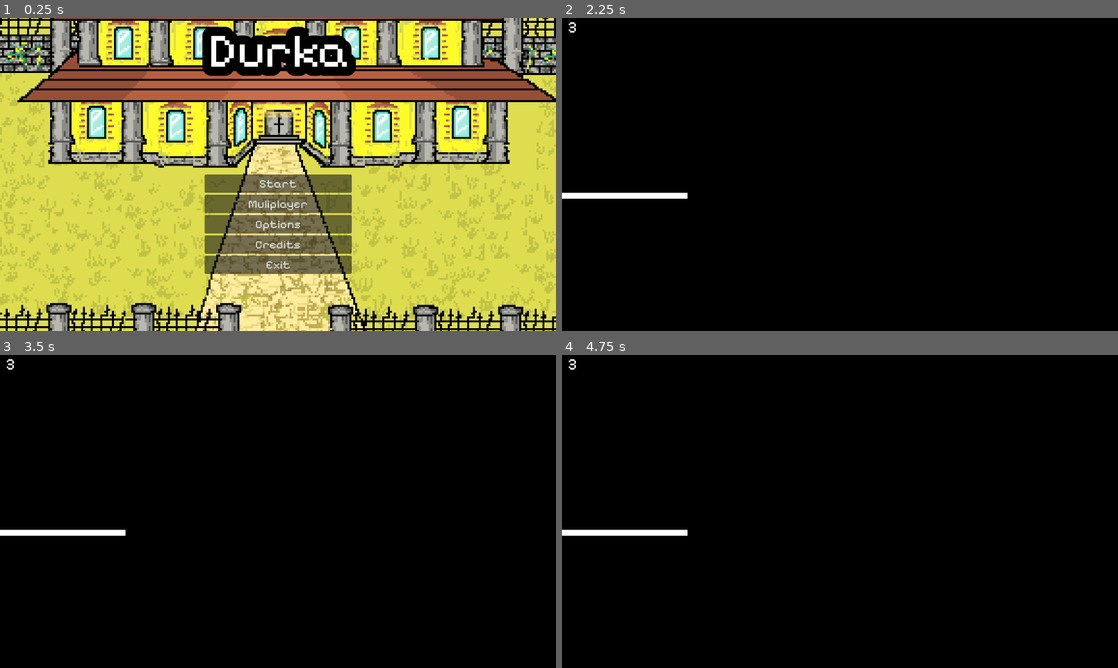
Above: before the commit, frames 1-4 (two rows, left to right).
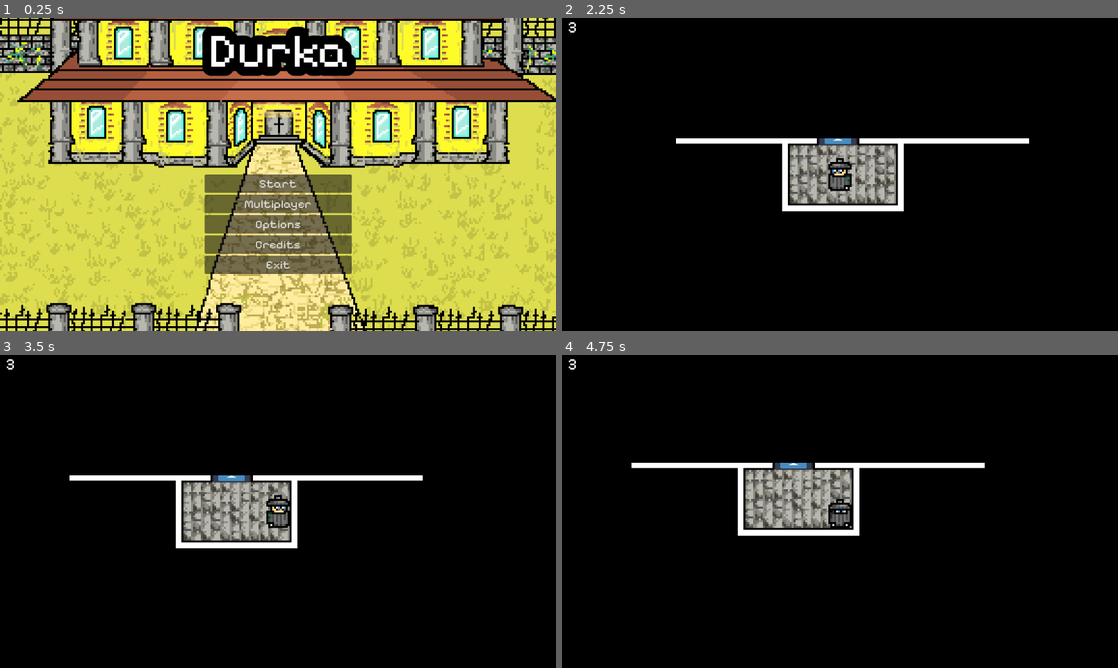
Above: after the commit, the same moments.

Repository: fawgio/durka-game
Game: Godot game, scene res://scenes/main.tscn
Two runs of this game, one before a commit and one after it. Both use one fixed random seed, a clock stepped at 60 frames per second and the inputs below. The engine's default icon, where the game draws it, is replaced by a stand-in: a white triangle on a blue panel in a dark square.
Inputs (mouse positions are in pixels of both pictures, inside the frame that each line leads up to):
- Up to frame 1 (0.25 s): no input
- Up to frame 2 (2.25 s): click "Muliplayer" (after the commit: "Multiplayer") at 0.5 s; click (684, 187) at 1.27 s; type "12" at 1.35 s; click "Host game" at 2 s
- Up to frame 3 (3.5 s): tap Enter at 2.75 s; move the mouse to (400, 495) at 2.77 s; hold D (right) from 2.78 s (still down); tap 1 (b1p) at 2.85 s; click (400, 495) at 2.92 s
- Up to frame 4 (4.75 s): tap Space at 3.5 s; move the mouse to (728, 527) at 3.52 s; release D (right) at 3.53 s; hold S (down) 3.53-4.28 s; tap 2 (b2p) at 3.6 s; click (728, 527) at 3.67 s; tap Enter at 4.25 s; move the mouse to (895, 442) at 4.27 s; hold D (right) from 4.28 s (still down); right-click (895, 442) at 4.35 s; click (895, 442) at 4.42 s

The runs differ from the first frame. In frame 1, 0.2% of the frame differs, in the area x 44-56%, y 58-62%; in frame 2, 5.9%, in the area x 0-85%, y 38-62%; in frame 3, 5.9%; in frame 4, 5.9%.

Commit message:
Make some settings work

Diff:
--- /dev/null
+++ b/default_bus_layout.tres
@@ -0,0 +1,46 @@
+[gd_resource type="AudioBusLayout" load_steps=7 format=3 uid="uid://bbbu62vbxrngx"]
+
+[sub_resource type="AudioEffectEQ" id="AudioEffectEQ_j3pel"]
+resource_name = "EQ"
+
+[sub_resource type="AudioEffectReverb" id="AudioEffectReverb_j3pel"]
+resource_name = "Reverb"
+
+[sub_resource type="AudioEffectFilter" id="AudioEffectFilter_j3pel"]
+resource_name = "Filter"
+
+[sub_resource type="AudioEffectSpectrumAnalyzer" id="AudioEffectSpectrumAnalyzer_j3pel"]
+resource_name = "SpectrumAnalyzer"
+
+[sub_resource type="AudioEffectPitchShift" id="AudioEffectPitchShift_j3pel"]
+resource_name = "PitchShift"
+
+[sub_resource type="AudioEffectPanner" id="AudioEffectPanner_j3pel"]
+resource_name = "Panner"
+
+[resource]
+bus/0/volume_db = -1.1215086
+bus/0/effect/0/effect = SubResource("AudioEffectEQ_j3pel")
+bus/0/effect/0/enabled = false
+bus/0/effect/1/effect = SubResource("AudioEffectReverb_j3pel")
+bus/0/effect/1/enabled = false
+bus/0/effect/2/effect = SubResource("AudioEffectFilter_j3pel")
+bus/0/effect/2/enabled = false
+bus/0/effect/3/effect = SubResource("AudioEffectSpectrumAnalyzer_j3pel")
+bus/0/effect/3/enabled = false
+bus/0/effect/4/effect = SubResource("AudioEffectPitchShift_j3pel")
+bus/0/effect/4/enabled = false
+bus/0/effect/5/effect = SubResource("AudioEffectPanner_j3pel")
+bus/0/effect/5/enabled = false
+bus/1/name = &"Music"
+bus/1/solo = false
+bus/1/mute = false
+bus/1/bypass_fx = false
+bus/1/volume_db = -14.622803
+bus/1/send = &"Master"
+bus/2/name = &"SFX"
+bus/2/solo = false
+bus/2/mute = false
+bus/2/bypass_fx = false
+bus/2/volume_db = 0.0
+bus/2/send = &"Master"
--- /dev/null
+++ b/glob/music.tscn
@@ -0,0 +1,16 @@
+[gd_scene load_steps=4 format=3 uid="uid://cclfa6t4g2jpi"]
+
+[ext_resource type="AudioStream" uid="uid://dhieoct4ipxro" path="res://music/Stream Loops 2024-05-22.ogg" id="1_w0lj6"]
+[ext_resource type="Script" uid="uid://b8t7m1bejgqdo" path="res://scripts/mus.gd" id="2_1el0v"]
+
+[sub_resource type="AudioStreamPlaylist" id="AudioStreamPlaylist_1el0v"]
+shuffle = true
+stream_count = 1
+stream_0 = ExtResource("1_w0lj6")
+
+[node name="music" type="Node"]
+
+[node name="player" type="AudioStreamPlayer" parent="."]
+stream = SubResource("AudioStreamPlaylist_1el0v")
+bus = &"Music"
+script = ExtResource("2_1el0v")
--- /dev/null
+++ b/gui/fps.tscn
@@ -0,0 +1,20 @@
+[gd_scene load_steps=2 format=3 uid="uid://b11g10hcexqx0"]
+
+[ext_resource type="Script" uid="uid://cpas0tvqtfbo" path="res://scripts/fps.gd" id="1_jtrh3"]
+
+[node name="Fps" type="Label"]
+visible = false
+z_index = 1000
+anchors_preset = 15
+anchor_right = 1.0
+anchor_bottom = 1.0
+offset_left = -569.0
+offset_top = -324.0
+offset_right = -569.0
+offset_bottom = -324.0
+grow_horizontal = 2
+grow_vertical = 2
+theme_override_colors/font_outline_color = Color(0, 0, 0, 1)
+theme_override_constants/outline_size = 4
+text = "ww"
+script = ExtResource("1_jtrh3")
--- /dev/null
+++ b/locale/locale.csv
@@ -0,0 +1,6 @@
+keys,en,ru
+M_START,Start,Начать
+M_MULTI,Multiplayer,Мультиплеер
+M_OPTIONS,Options,Параметры
+M_CREDITS,Credits,Oб авторах
+M_EXIT,Exit,Выйти
--- a/project.godot
+++ b/project.godot
@@ -18,6 +18,7 @@
 [autoload]
 
 Singleton="*res://scripts/singleton.gd"
+Music="*res://glob/music.tscn"
 
 [display]
 
@@ -82,6 +83,10 @@
 ]
 }
 
+[internationalization]
+
+locale/translations=PackedStringArray("res://locale/locale.en.translation", "res://locale/locale.ru.translation")
+
 [rendering]
 
 textures/canvas_textures/default_texture_filter=0
--- a/scenes/main.tscn
+++ b/scenes/main.tscn
@@ -35,27 +35,27 @@
 [node name="start" type="Button" parent="VBoxContainer"]
 layout_mode = 2
 theme_override_font_sizes/font_size = 25
-text = "Start"
+text = "M_START"
 
 [node name="multi" type="Button" parent="VBoxContainer"]
 layout_mode = 2
 theme_override_font_sizes/font_size = 25
-text = "Muliplayer"
+text = "M_MULTI"
 
 [node name="opt" type="Button" parent="VBoxContainer"]
 layout_mode = 2
 theme_override_font_sizes/font_size = 25
-text = "Options"
+text = "M_OPTIONS"
 
 [node name="cred" type="Button" parent="VBoxContainer"]
 layout_mode = 2
 theme_override_font_sizes/font_size = 25
-text = "Credits"
+text = "M_CREDITS"
 
 [node name="exit" type="Button" parent="VBoxContainer"]
 layout_mode = 2
 theme_override_font_sizes/font_size = 25
-text = "Exit"
+text = "M_EXIT"
 
 [node name="Label" type="Label" parent="."]
 layout_mode = 0
--- a/scenes/options.tscn
+++ b/scenes/options.tscn
@@ -1,6 +1,7 @@
-[gd_scene load_steps=5 format=3 uid="uid://bomali7k4xhkj"]
+[gd_scene load_steps=6 format=3 uid="uid://bomali7k4xhkj"]
 
 [ext_resource type="Script" uid="uid://b6gpdf455nnjr" path="res://scripts/sidemenu.gd" id="1_c2u1v"]
+[ext_resource type="Script" uid="uid://c2eyvc5rvt4dn" path="res://scripts/control.gd" id="2_yjkok"]
 
 [sub_resource type="LabelSettings" id="LabelSettings_sx3uy"]
 font_size = 50
@@ -49,9 +50,10 @@
 offset_top = -255.0
 offset_right = 572.0
 offset_bottom = 252.0
-current_tab = 0
+current_tab = 2
 
 [node name="Graphics & Window" type="TabBar" parent="TabContainer"]
+visible = false
 layout_mode = 2
 metadata/_tab_index = 0
 
@@ -73,7 +75,7 @@
 text = "V-Sync
 "
 
-[node name="vert2" type="CheckButton" parent="TabContainer/Graphics & Window/VBoxContainer"]
+[node name="fps" type="CheckButton" parent="TabContainer/Graphics & Window/VBoxContainer"]
 z_index = 1
 layout_mode = 2
 theme_override_font_sizes/font_size = 32
@@ -113,6 +115,8 @@
 
 [node name="master" type="HSlider" parent="TabContainer/Audio/GridContainer"]
 layout_mode = 2
+min_value = -20.0
+max_value = 20.0
 
 [node name="Label2" type="Label" parent="TabContainer/Audio/GridContainer"]
 layout_mode = 2
@@ -121,6 +125,8 @@
 
 [node name="music" type="HSlider" parent="TabContainer/Audio/GridContainer"]
 layout_mode = 2
+min_value = -20.0
+max_value = 20.0
 
 [node name="Label3" type="Label" parent="TabContainer/Audio/GridContainer"]
 layout_mode = 2
@@ -129,6 +135,8 @@
 
 [node name="sfx" type="HSlider" parent="TabContainer/Audio/GridContainer"]
 layout_mode = 2
+min_value = -20.0
+max_value = 20.0
 
 [node name="mute" type="CheckBox" parent="TabContainer/Audio/GridContainer"]
 layout_mode = 2
@@ -140,7 +148,6 @@
 label_settings = SubResource("LabelSettings_yjkok")
 
 [node name="Controls & Gameplay" type="TabBar" parent="TabContainer"]
-visible = false
 layout_mode = 2
 metadata/_tab_index = 2
 
@@ -169,7 +176,7 @@
 
 [node name="GridContainer" type="GridContainer" parent="TabContainer/Controls & Gameplay/VBoxContainer"]
 layout_mode = 2
-columns = 2
+columns = 4
 
 [node name="Label" type="Label" parent="TabContainer/Controls & Gameplay/VBoxContainer/GridContainer"]
 layout_mode = 2
@@ -179,6 +186,8 @@
 [node name="up" type="Button" parent="TabContainer/Controls & Gameplay/VBoxContainer/GridContainer"]
 layout_mode = 2
 theme_override_font_sizes/font_size = 32
+script = ExtResource("2_yjkok")
+metadata/_custom_type_script = "uid://c2eyvc5rvt4dn"
 
 [node name="Label2" type="Label" parent="TabContainer/Controls & Gameplay/VBoxContainer/GridContainer"]
 layout_mode = 2
@@ -188,6 +197,8 @@
 [node name="left" type="Button" parent="TabContainer/Controls & Gameplay/VBoxContainer/GridContainer"]
 layout_mode = 2
 theme_override_font_sizes/font_size = 32
+script = ExtResource("2_yjkok")
+metadata/_custom_type_script = "uid://c2eyvc5rvt4dn"
 
 [node name="Label3" type="Label" parent="TabContainer/Controls & Gameplay/VBoxContainer/GridContainer"]
 layout_mode = 2
@@ -197,6 +208,8 @@
 [node name="down" type="Button" parent="TabContainer/Controls & Gameplay/VBoxContainer/GridContainer"]
 layout_mode = 2
 theme_override_font_sizes/font_size = 32
+script = ExtResource("2_yjkok")
+metadata/_custom_type_script = "uid://c2eyvc5rvt4dn"
 
 [node name="Label4" type="Label" parent="TabContainer/Controls & Gameplay/VBoxContainer/GridContainer"]
 layout_mode = 2
@@ -206,6 +219,8 @@
 [node name="right" type="Button" parent="TabContainer/Controls & Gameplay/VBoxContainer/GridContainer"]
 layout_mode = 2
 theme_override_font_sizes/font_size = 32
+script = ExtResource("2_yjkok")
+metadata/_custom_type_script = "uid://c2eyvc5rvt4dn"
 
 [node name="Label5" type="Label" parent="TabContainer/Controls & Gameplay/VBoxContainer/GridContainer"]
 layout_mode = 2
@@ -215,6 +230,8 @@
 [node name="ina" type="Button" parent="TabContainer/Controls & Gameplay/VBoxContainer/GridContainer"]
 layout_mode = 2
 theme_override_font_sizes/font_size = 32
+script = ExtResource("2_yjkok")
+metadata/_custom_type_script = "uid://c2eyvc5rvt4dn"
 
 [node name="Label6" type="Label" parent="TabContainer/Controls & Gameplay/VBoxContainer/GridContainer"]
 layout_mode = 2
@@ -224,6 +241,8 @@
 [node name="hide" type="Button" parent="TabContainer/Controls & Gameplay/VBoxContainer/GridContainer"]
 layout_mode = 2
 theme_override_font_sizes/font_size = 32
+script = ExtResource("2_yjkok")
+metadata/_custom_type_script = "uid://c2eyvc5rvt4dn"
 
 [node name="Label7" type="Label" parent="TabContainer/Controls & Gameplay/VBoxContainer/GridContainer"]
 layout_mode = 2
@@ -233,6 +252,8 @@
 [node name="exina" type="Button" parent="TabContainer/Controls & Gameplay/VBoxContainer/GridContainer"]
 layout_mode = 2
 theme_override_font_sizes/font_size = 32
+script = ExtResource("2_yjkok")
+metadata/_custom_type_script = "uid://c2eyvc5rvt4dn"
 
 [node name="Label8" type="Label" parent="TabContainer/Controls & Gameplay/VBoxContainer/GridContainer"]
 layout_mode = 2
@@ -242,6 +263,8 @@
 [node name="b1p" type="Button" parent="TabContainer/Controls & Gameplay/VBoxContainer/GridContainer"]
 layout_mode = 2
 theme_override_font_sizes/font_size = 32
+script = ExtResource("2_yjkok")
+metadata/_custom_type_script = "uid://c2eyvc5rvt4dn"
 
 [node name="Label9" type="Label" parent="TabContainer/Controls & Gameplay/VBoxContainer/GridContainer"]
 layout_mode = 2
@@ -251,6 +274,8 @@
 [node name="b2p" type="Button" parent="TabContainer/Controls & Gameplay/VBoxContainer/GridContainer"]
 layout_mode = 2
 theme_override_font_sizes/font_size = 32
+script = ExtResource("2_yjkok")
+metadata/_custom_type_script = "uid://c2eyvc5rvt4dn"
 
 [node name="Label10" type="Label" parent="TabContainer/Controls & Gameplay/VBoxContainer/GridContainer"]
 layout_mode = 2
@@ -260,6 +285,8 @@
 [node name="inv" type="Button" parent="TabContainer/Controls & Gameplay/VBoxContainer/GridContainer"]
 layout_mode = 2
 theme_override_font_sizes/font_size = 32
+script = ExtResource("2_yjkok")
+metadata/_custom_type_script = "uid://c2eyvc5rvt4dn"
 
 [node name="Language" type="TabBar" parent="TabContainer"]
 visible = false
@@ -283,4 +310,12 @@
 theme_override_font_sizes/font_size = 32
 text = "Main Menu"
 
+[connection signal="toggled" from="TabContainer/Graphics & Window/VBoxContainer/full" to="." method="full"]
+[connection signal="toggled" from="TabContainer/Graphics & Window/VBoxContainer/vert" to="." method="vsync"]
+[connection signal="toggled" from="TabContainer/Graphics & Window/VBoxContainer/fps" to="." method="fps"]
+[connection signal="value_changed" from="TabContainer/Audio/GridContainer/master" to="." method="vol"]
+[connection signal="value_changed" from="TabContainer/Audio/GridContainer/music" to="." method="muz"]
+[connection signal="value_changed" from="TabContainer/Audio/GridContainer/sfx" to="." method="sfx"]
+[connection signal="toggled" from="TabContainer/Audio/GridContainer/mute" to="." method="mut"]
+[connection signal="item_selected" from="TabContainer/Language/ItemList" to="." method="lok"]
 [connection signal="pressed" from="exit" to="." method="exit"]
--- a/scenes/player.tscn
+++ b/scenes/player.tscn
@@ -9,6 +9,7 @@
 [ext_resource type="Texture2D" uid="uid://bd05rgugifrba" path="res://sprites/burglar_walking_up.png" id="7_oprun"]
 [ext_resource type="PackedScene" uid="uid://do7ogp632sa8s" path="res://gui/gameGUI.tscn" id="8_a8ls1"]
 [ext_resource type="PackedScene" uid="uid://cdifpugha4adt" path="res://gui/inaGUI.tscn" id="9_qfm1y"]
+[ext_resource type="PackedScene" uid="uid://b11g10hcexqx0" path="res://gui/fps.tscn" id="10_y4r1p"]
 
 [sub_resource type="CapsuleShape2D" id="CapsuleShape2D_fulsm"]
 radius = 6.0
@@ -166,3 +167,11 @@
 offset_top = -80.5
 offset_right = 720.25
 offset_bottom = 405.5
+
+[node name="Fps" parent="." instance=ExtResource("10_y4r1p")]
+visible = true
+offset_left = -141.0
+offset_top = -79.0
+offset_right = -116.0
+offset_bottom = -59.0
+scale = Vector2(0.25, 0.25)
--- /dev/null
+++ b/scripts/control.gd
@@ -0,0 +1,18 @@
+extends Button
+class_name RemappingButton
+
+func _ready() -> void:
+	set_process_input(false)
+	pressed.connect(clicked)
+
+func clicked():
+	set_process_input(true)
+
+func _input(event: InputEvent) -> void:
+	if !event is InputEventKey and !event is InputEventMouseButton and !event is InputEventJoypadButton:
+		return
+
+	InputMap.action_erase_events(name)
+	InputMap.action_add_event(name,event)
+	text = event.as_text()
+	set_process_input(false)
--- /dev/null
+++ b/scripts/fps.gd
@@ -0,0 +1,5 @@
+extends Label
+
+func _process(delta: float) -> void:
+	set_text("FPS " + str(Engine.get_frames_per_second()))
+	visible = Singleton.fpsVisible
--- a/scripts/game.gd
+++ b/scripts/game.gd
@@ -25,7 +25,7 @@
 	var player = preload("res://scenes/player.tscn").instantiate()
 	player.name = pname if id != 0 else "player"
 	player.user_id = id
-	player.global_position = Vector2(-59,-40)
+	player.global_position = Vector2(-59,140)
 	add_child(player)
 	players+=1
 	print("	Add player, id "+str(player.user_id) + ", count "+str(players))
--- /dev/null
+++ b/scripts/mus.gd
@@ -0,0 +1,4 @@
+extends AudioStreamPlayer
+
+func _ready() -> void:
+	play()
--- a/scripts/sidemenu.gd
+++ b/scripts/sidemenu.gd
@@ -6,6 +6,31 @@
 
 func meta_click(meta):
 	OS.shell_open(str(meta))
+
+func full(b):
+	DisplayServer.window_set_mode(DisplayServer.WINDOW_MODE_WINDOWED if !b else DisplayServer.WINDOW_MODE_FULLSCREEN)
+
+func vsync(b):
+	DisplayServer.window_set_vsync_mode(DisplayServer.VSYNC_DISABLED if !b else DisplayServer.VSYNC_ENABLED)
+
+func fps(b):
+	Singleton.fpsVisible = b
+
+func vol(value):
+	AudioServer.set_bus_volume_db(AudioServer.get_bus_index("Master"), value)
+
+func muz(value):
+	AudioServer.set_bus_volume_db(AudioServer.get_bus_index("Music"), value)
+
+func sfx(value):
+	AudioServer.set_bus_volume_db(AudioServer.get_bus_index("SFX"), value)
+
+func mut(b):
+	AudioServer.set_bus_mute(AudioServer.get_bus_index("Master"), b)
+
+func lok(index):
+	TranslationServer.set_locale("ru" if index == 0 else "en")
+
 
 func host_game():
 	var server = ENetMultiplayerPeer.new()
--- a/scripts/singleton.gd
+++ b/scripts/singleton.gd
@@ -1,2 +1,3 @@
 extends Node
 var user_id = -1
+var fpsVisible = false
Not shown, added: locale/locale.csv.import
Binary file added: locale/locale.en.translation
Binary file added: locale/locale.ru.translation
Not shown, added: music/Stream Loops 2024-05-22.ogg.import
Not shown: 1 places in scenes/player.tscn that only renumber resources
Not shown, added: scripts/control.gd.uid
Not shown, added: scripts/fps.gd.uid
Not shown, added: scripts/mus.gd.uid
Not shown, added: locale/.~lock.locale.csv#
Not shown, added: music/Stream Loops 2024-05-22.ogg
